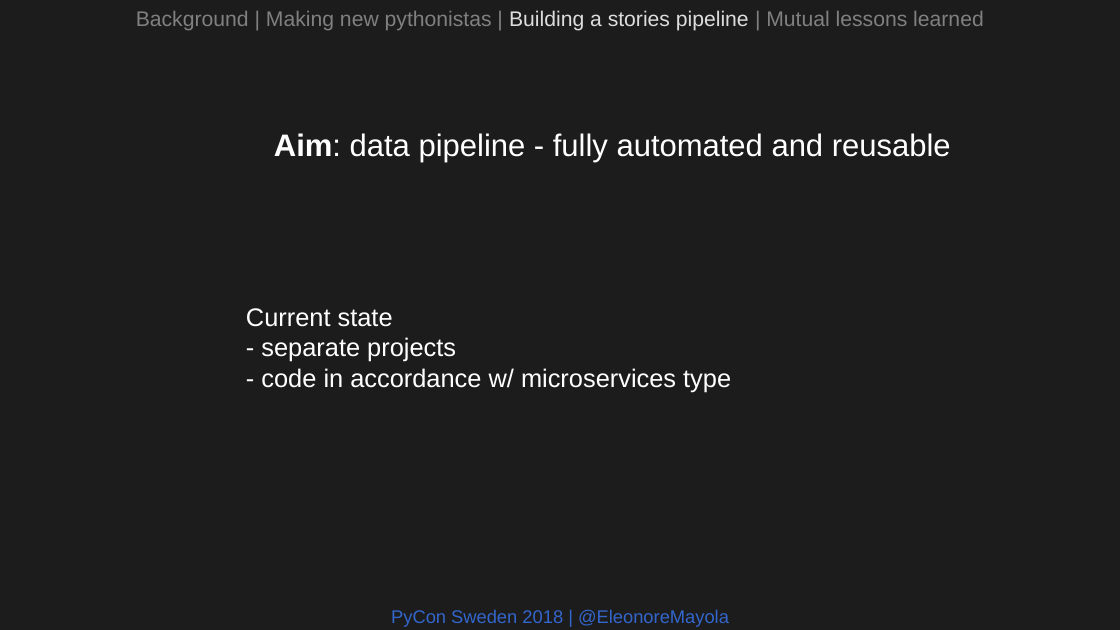
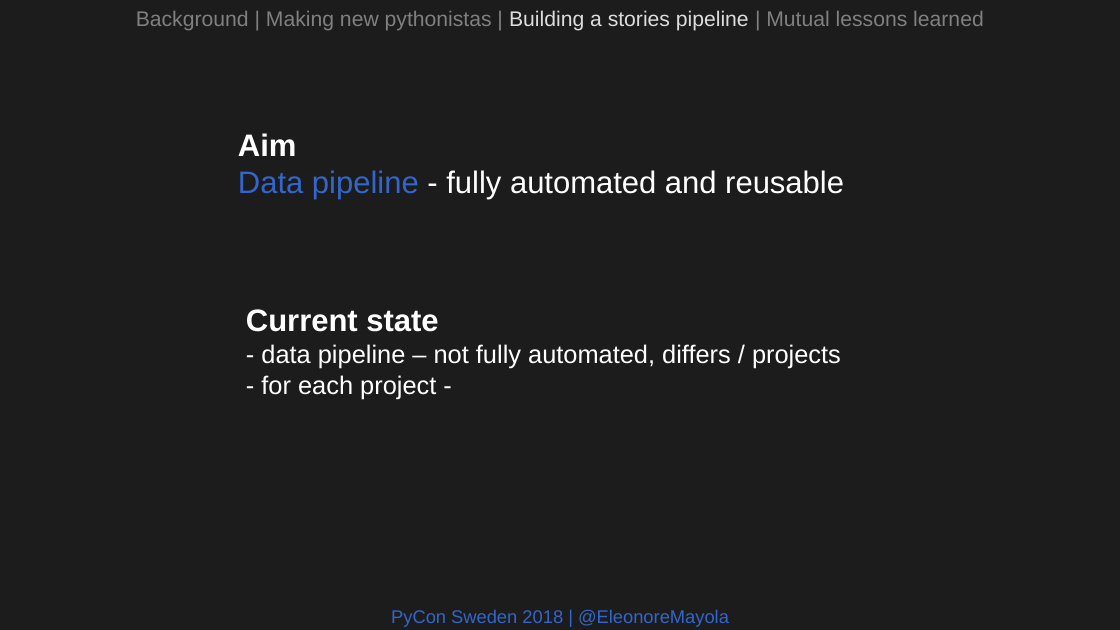
Before and after one commit to Eleonore9/-pyconse18, a slide deck: slide 15 of pyconse2018.odp. Drawn at 1120x630 pixels with LibreOffice and Linux fonts; fonts in the diff are those of the drawing. Boxes give left, top, right and bottom in pixels: in the first picture for what was removed or moved away, otherwise in the second. Text is boxed around its words. In the diff, an @@ line names an element or a change of style, - is before the commit and + after.

Commit message:
WIP internal project

```diff
--- a/pyconse2018.odp
+++ b/pyconse2018.odp
@@ text at [238, 133, 844, 200]: text changed @@
-Aim: data pipeline - fully automated and reusable
+Aim
+Data pipeline - fully automated and reusable
@@ text at [246, 309, 438, 332]: size 18 to 22 pt, bold on in "Current state" @@
@@ text at [261, 344, 841, 399]: text changed @@
-- separate projects
-- code in accordance w/ microservices type
+- data pipeline – not fully automated, differs / projects
+- for each project -
```
Also in this commit, not shown: 7 other slides changed, 1 slide added.
